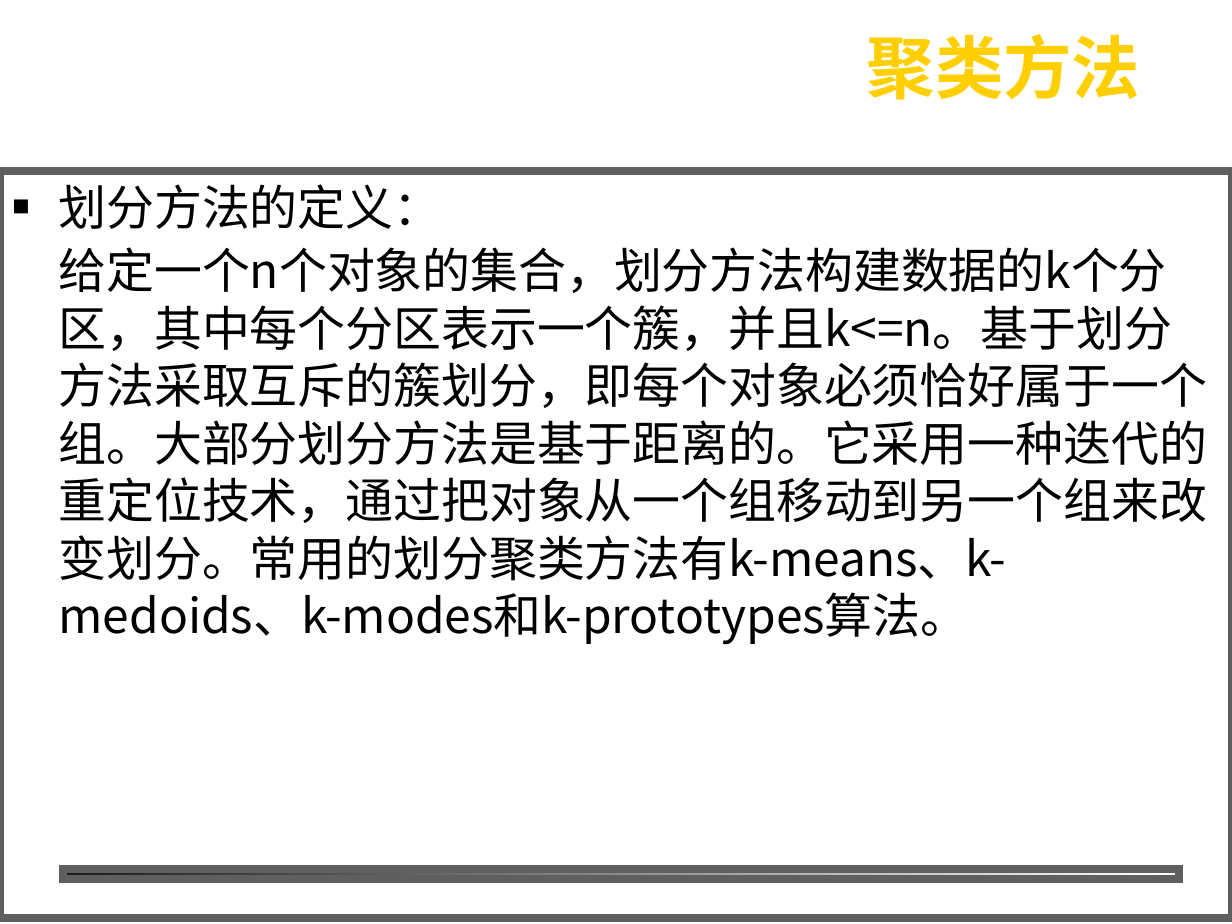
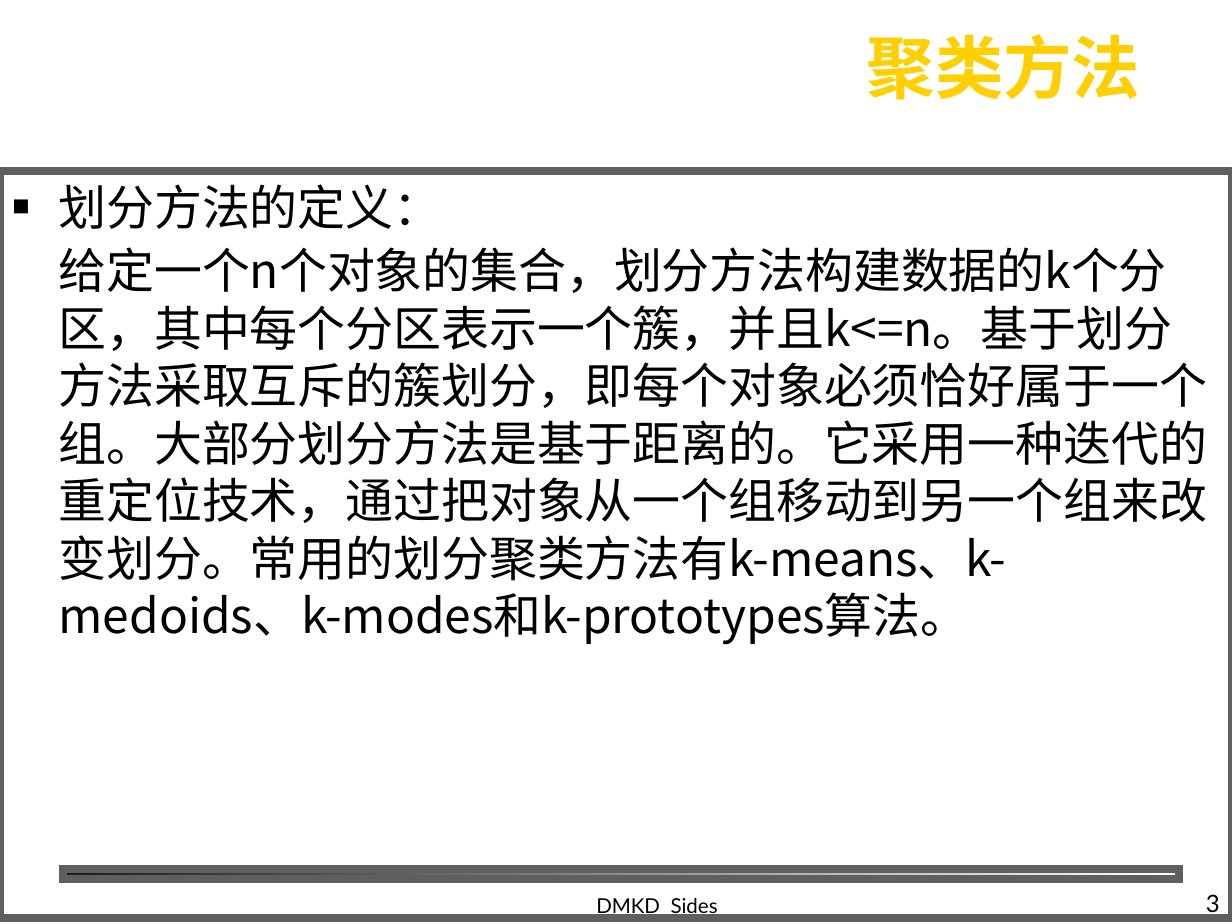
Before and after one commit to shfkuang/shfkuang.github.io, a slide deck: slide 3 of dm/ch5.2.ppt. Drawn at 1232x924 pixels with LibreOffice and Linux fonts; fonts in the diff are those of the drawing; background and template pictures are left out. Boxes give left, top, right and bottom in pixels: in the first picture for what was removed or moved away, otherwise in the second. Text is boxed around its words. In the diff, an @@ line names an element or a change of style, - is before the commit and + after.

```diff
--- a/dm/ch5.2.ppt
+++ b/dm/ch5.2.ppt
@@ text added at (596,898,718,918), 12 pt, text #000000 @@
+DMKD Sides
@@ page number added at (1206,894,1220,918), 14 pt, text #000000 @@
+3
```
Also in this commit, not shown: 19 other slides changed, 3 slides added, 1 other file.
